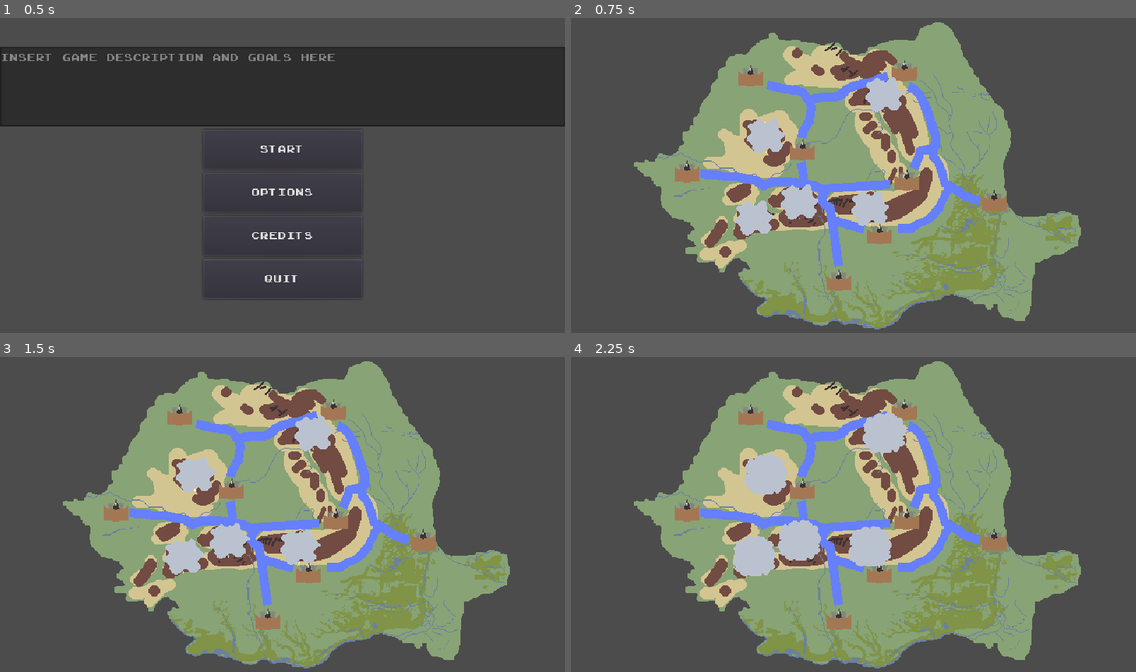
Above: before the commit, frames 1-4 (two rows, left to right).
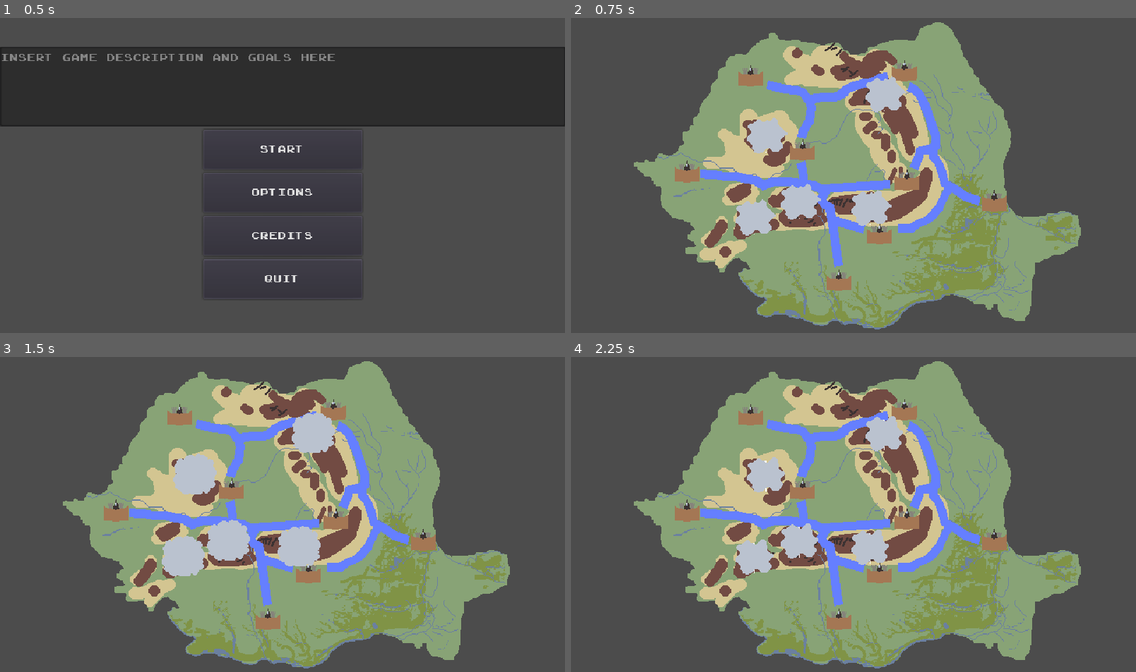
Above: after the commit, the same moments.

Repository: Bstylestuff/Solomonari
Game: Godot game, scene res://Screens/Menus/MainMenu/MainMenu.tscn
Same seed, same stepped clock (60 frames per second), same inputs: the game is played once before the commit and once after it. Sound files missing from this copy of the repository are replaced by a short silence.
Inputs (mouse positions are in pixels of both pictures, inside the frame that each line leads up to):
- Up to frame 1 (0.5 s): no input
- Up to frame 2 (0.75 s): click "Start" at 0.5 s
- Up to frame 3 (1.5 s): move the mouse to (192, 473) at 1.27 s; click (192, 473) at 1.42 s
- Up to frame 4 (2.25 s): move the mouse to (751, 555) at 2.02 s; click (751, 555) at 2.17 s

Frame 1 is identical in both runs. In frame 2, 0.1% of the frame differs, in the area x 32-60%, y 18-68%; in frame 3, 1.2%; in frame 4, 1.3%, in the area x 28-60%, y 17-70%.

Commit message:
up

Diff:
--- a/Cloud/Cloud.gd
+++ b/Cloud/Cloud.gd
@@ -92,14 +92,22 @@
 	#$Line2D.add_point(position)
 
 func _on_AnimatedSprite_animation_finished():
-	if $AnimatedSprite.animation == "Attack":
-		for i in $Area2D.get_overlapping_areas():
-			if i!=null and i.is_in_group("enemies"):
+	var attacking=false
+	var overlaps= $Area2D.get_overlapping_areas()
+
+	for i in overlaps:
+		if i!=null:
+			if i.is_in_group("enemies"):
 				i.get_parent().deal_damage()
 				ttl-=4
-	elif $AnimatedSprite.animation == "Idle":
-		for i in $Area2D.get_overlapping_areas():
-			if i!=null and i.is_in_group("Town"):
+				attacking=true
+			elif i.is_in_group("Town"):
 				ttl-=5
 				i.get_parent().rain(5)
 		ttl -=1
+	if(attacking):
+		_attack()
+
+
+func _attack():
+	$AnimatedSprite.play("Attack")
--- a/Cloud/Cloud.tscn
+++ b/Cloud/Cloud.tscn
@@ -38,7 +38,7 @@
 anim_speed = 6.29
 
 [sub_resource type="CircleShape2D" id=1]
-radius = 12.0
+radius = 19.0263
 
 [sub_resource type="Curve" id=13]
 _data = [ Vector2( 0, 0.135135 ), 0.0, 0.275764, 0, 0, Vector2( 1, 0.990991 ), -0.366031, 0.0, 0, 0 ]
@@ -145,7 +145,6 @@
 [node name="AnimatedSprite" type="AnimatedSprite" parent="."]
 frames = SubResource( 11 )
 animation = "Idle"
-frame = 2
 playing = true
 
 [node name="AudioStreamPlayer2D" type="AudioStreamPlayer2D" parent="."]
